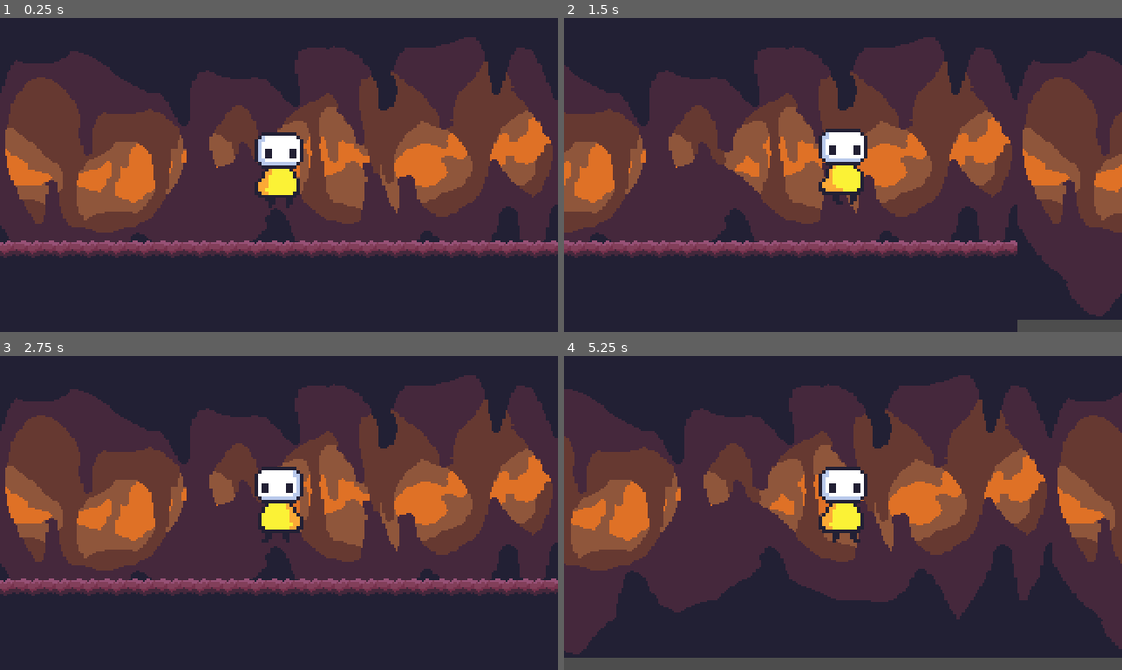
Above: before the commit, frames 1-4 (two rows, left to right).
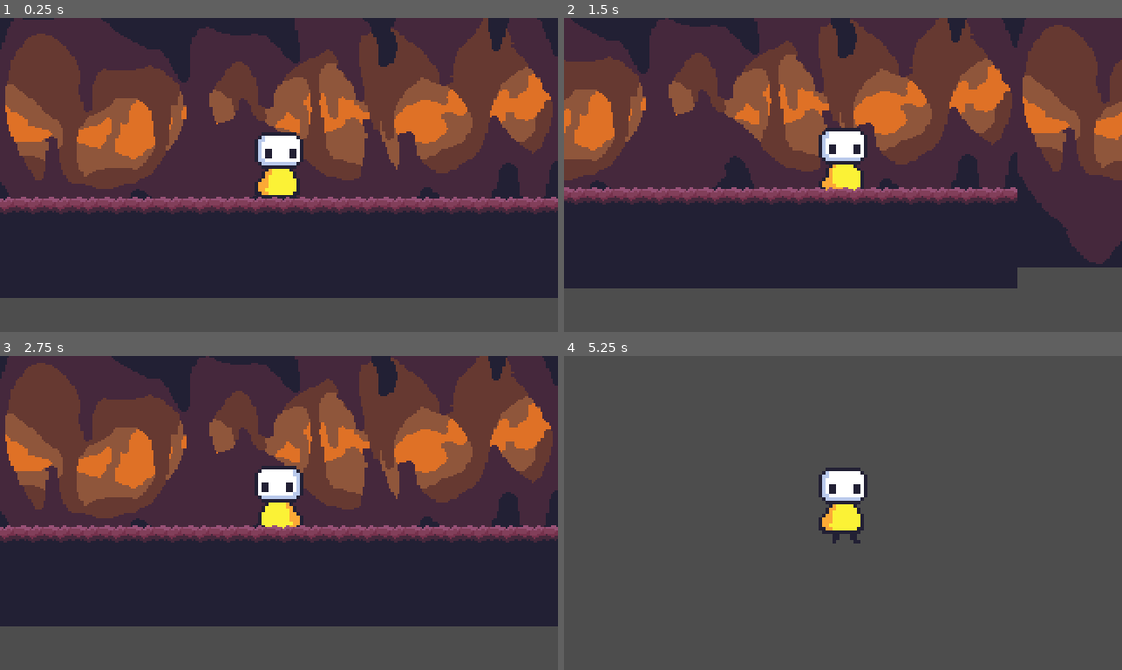
Above: after the commit, the same moments.

Repository: yanaexe/Global-Classroom-Project
Game: Godot game, scene res://scenes/stage_1.tscn
Two runs of this game, one before a commit and one after it. Both use one fixed random seed, a clock stepped at 60 frames per second and the inputs below.
Inputs:
- Up to frame 1 (0.25 s): no input
- Up to frame 2 (1.5 s): hold Right (right) from 0.53 s (still down); tap Space (jump) at 0.6, 0.77, 1.07, 1.35 s
- Up to frame 3 (2.75 s): tap Space (jump) at 1.52, 1.82, 2.1 s; release Right (right) at 2.03 s; hold A (left) from 2.03 s (still down)
- Up to frame 4 (5.25 s): release A (left) at 2.78 s; hold Right (right) 2.78-4.28 s; tap Space (jump) at 2.85, 3.02, 3.32, 3.6, 3.77, 4.07, 4.35, 4.52, 4.82, 5.1 s; hold A (left) 4.28-5.03 s; hold Right (right) from 5.03 s (still down)

The runs differ from the first frame. In frame 1, 66% of the frame differs, in the area x 0-100%, y 0-100%; in frame 2, 73%; in frame 3, 74%; in frame 4, 95%, in the area x 0-100%, y 0-97%.

Commit message:
Jump mechanic implemented fully, player cannot spam jump. they gradually fall. Still need to figure out how to make it a smooth way up

Diff:
--- a/scripts/character_player.gd
+++ b/scripts/character_player.gd
@@ -1,34 +1,38 @@
 extends CharacterBody2D
 
 @export var speed = 400
-@export var gravity = 980
+@export var gravity = 100 #adjust this to make the player get pulled to the ground faster
 @onready var animation = $AnimationPlayer
 var last_direction = "right"
 
+
 func get_input():
+	velocity.y += gravity #this constantly makes the character always pull down to ground
 	var input_direction = Input.get_axis("left", "right")
 	velocity = Vector2(input_direction * speed, 0)
 
+
 	# animation handling
 	if input_direction > 0:
+		velocity.y += gravity
 		animation.play("walk_right")
 		last_direction = "right"
 	elif input_direction < 0:
+		velocity.y += gravity
 		animation.play("walk_left")
 		last_direction = "left"
 	else:
 		animation.play("idle_" + last_direction)
+		velocity.y= gravity
 
 	# Jumping
-	if Input.is_action_just_pressed("jump") and is_on_floor():
-		velocity.y = -500
-		#animation.play("jump_" + last_direction) #Plays jump animation
-		print("Jump Triggered!")  # Debugging
+	if Input.is_action_just_pressed("jump") :
+		if is_on_floor():
+			velocity.y = -5000
+			animation.play("jump_" + last_direction) #Plays jump animation
+			print("Jump Triggered!")  # Debugging
 
 func _physics_process(_delta):
-	#apply gravity
-	if not is_on_floor():
-		velocity.y += gravity * _delta # This applies gravity only when the character is not on the ground
 	get_input()
 	move_and_slide()
 
